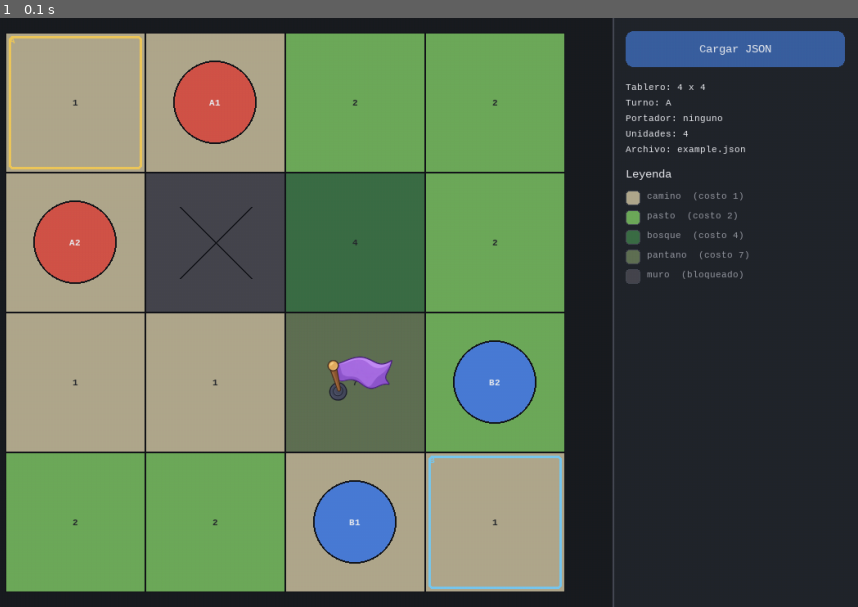
Above: before the commit, frame 1.
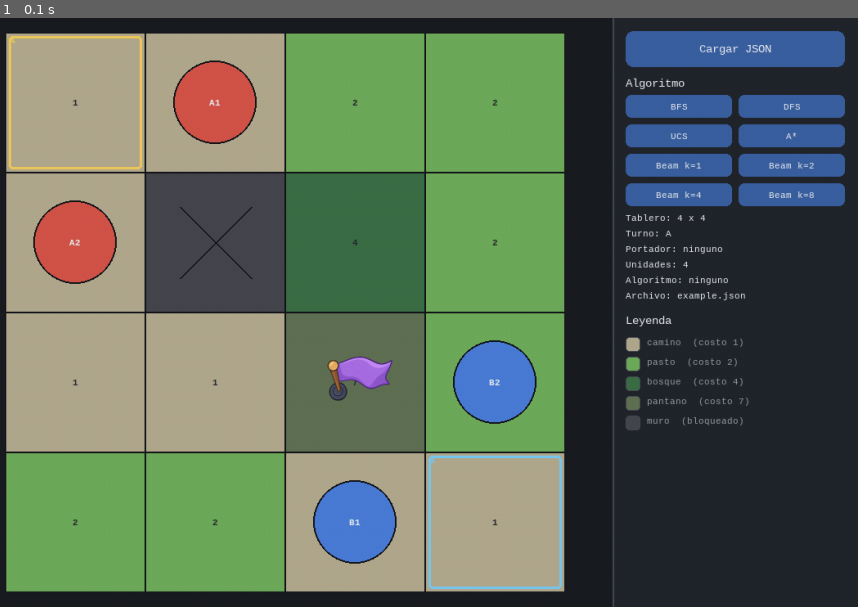
Above: after the commit, the same moment.

Repository: VanessaOsorioS/Proyecto1InteligentesI
Game: pygame game, started from main.py
Same seed, same stepped clock (60 frames per second), same inputs: the game is played once before the commit and once after it.
Inputs:
- Up to frame 1 (0.1 s): no input

The runs differ from the first frame. In frame 1, 5.1% of the frame differs, in the area x 72-99%, y 10-70%.

Commit message:
Se crean los botones para seleccionar el algoritmo a ejecutar sobre el juego

Diff:
--- a/tacticalgrid/app/controller.py
+++ b/tacticalgrid/app/controller.py
@@ -10,6 +10,36 @@
 from tacticalgrid.domain.board import Board
 from tacticalgrid.domain.terrain import Terrain
 from tacticalgrid.io.scenario_loader import load_scenario
+
+ALGORITMOS_DISPONIBLES = (
+    "BFS",
+    "DFS",
+    "UCS",
+    "A*",
+    "Beam k=1",
+    "Beam k=2",
+    "Beam k=4",
+    "Beam k=8",
+)
+
+
+def algoritmos_disponibles() -> tuple[str, ...]:
+    """
+    Purpose:
+        Exponer los algoritmos de búsqueda que la interfaz puede ofrecer.
+
+    Preconditions:
+        Ninguna.
+
+    Postconditions:
+        Devuelve una tupla inmutable con las etiquetas seleccionables.
+        Es la única fuente del catálogo; la UI no conoce `search/`.
+
+    Complexity:
+        O(1).
+
+    """
+    return ALGORITMOS_DISPONIBLES
 
 
 @dataclass(frozen=True)
--- a/tacticalgrid/ui/panels.py
+++ b/tacticalgrid/ui/panels.py
@@ -8,9 +8,12 @@
     ANCHO_PANEL,
     COLOR_BORDE,
     COLOR_BOTON,
+    COLOR_BOTON_DESHABILITADO,
     COLOR_BOTON_HOVER,
+    COLOR_BOTON_SELECCIONADO,
     COLOR_PANEL,
     COLOR_TEXTO,
+    COLOR_TEXTO_DESHABILITADO,
     COLOR_TEXTO_SUAVE,
     COLOR_TERRENO,
     COLOR_TERRENO_DEFECTO,
@@ -18,11 +21,12 @@
 
 
 class Boton:
-    """Zona rectangular clicable con una etiqueta."""
-
-    def __init__(self, rect: pygame.Rect, texto: str):
+    """Zona rectangular clicable con una etiqueta y una clave opcional."""
+
+    def __init__(self, rect: pygame.Rect, texto: str, clave: str | None = None):
         self.rect = rect
         self.texto = texto
+        self.clave = clave
 
     def contiene(self, posicion) -> bool:
         """Indica si un punto de pantalla cae dentro del botón."""
@@ -46,25 +50,115 @@
     return Boton(rect, "Cargar JSON")
 
 
-def dibujar_panel(pantalla, vista, rect_panel, fuentes, boton, error) -> None:
+def construir_botones_algoritmos(
+    rect_panel: pygame.Rect,
+    y_inicio: int,
+    nombres,
+    columnas: int = 2,
+) -> tuple[Boton, ...]:
     """
     Purpose:
-        Dibujar el panel lateral con el botón, el estado y la leyenda.
+        Crear los botones de selección de algoritmo como una rejilla compacta.
+
+    Preconditions:
+        `nombres` es una secuencia de etiquetas; `columnas` >= 1.
+
+    Postconditions:
+        Devuelve los Boton en orden fila por fila, cada uno con su clave igual
+        a su etiqueta. No dibuja nada ni modifica `rect_panel`.
+
+    Complexity:
+        O(N), N cantidad de algoritmos.
+
+    """
+    columnas = max(1, columnas)
+    espacio = 8
+    alto = 28
+    ancho_util = rect_panel.width - 32
+    ancho = (ancho_util - espacio * (columnas - 1)) // columnas
+
+    botones = []
+    for indice, nombre in enumerate(nombres):
+        fila, columna = divmod(indice, columnas)
+        rect = pygame.Rect(
+            rect_panel.x + 16 + columna * (ancho + espacio),
+            y_inicio + fila * (alto + espacio),
+            ancho,
+            alto,
+        )
+        botones.append(Boton(rect, nombre, nombre))
+
+    return tuple(botones)
+
+
+def dibujar_algoritmos(pantalla, fuentes, botones, seleccionado, habilitado) -> int:
+    """
+    Purpose:
+        Dibujar los botones de algoritmo resaltando el seleccionado.
+
+    Preconditions:
+        `botones` es una secuencia de Boton; `seleccionado` es str o None.
+
+    Postconditions:
+        Si `habilitado` es falso los botones se muestran atenuados y no
+        responden al puntero. Devuelve la siguiente Y libre bajo la rejilla.
+
+    Complexity:
+        O(N), N cantidad de botones.
+
+    """
+    if not botones:
+        return 0
+
+    encima = pygame.mouse.get_pos()
+    fuente = fuentes["pequena"]
+
+    for boton in botones:
+        if not habilitado:
+            color = COLOR_BOTON_DESHABILITADO
+            color_texto = COLOR_TEXTO_DESHABILITADO
+        elif boton.clave == seleccionado:
+            color = COLOR_BOTON_SELECCIONADO
+            color_texto = COLOR_TEXTO
+        elif boton.contiene(encima):
+            color = COLOR_BOTON_HOVER
+            color_texto = COLOR_TEXTO
+        else:
+            color = COLOR_BOTON
+            color_texto = COLOR_TEXTO
+
+        pygame.draw.rect(pantalla, color, boton.rect, border_radius=7)
+        etiqueta = fuente.render(boton.texto, True, color_texto)
+        pantalla.blit(etiqueta, etiqueta.get_rect(center=boton.rect.center))
+
+    ultima_fila = max(boton.rect.bottom for boton in botones)
+    return ultima_fila + 8
+
+
+def dibujar_panel(
+    pantalla,
+    vista,
+    rect_panel,
+    fuentes,
+    boton,
+    error,
+    botones_algoritmos=(),
+    algoritmo_seleccionado=None,
+) -> None:
+    """
+    Purpose:
+        Dibujar el panel lateral con el botón, los algoritmos y el estado.
 
     Preconditions:
         `rect_panel` delimita el área; `boton` es un Boton; `error` es str o None.
+        `botones_algoritmos` son los botones de algoritmo (habilitados si hay vista).
 
     Postconditions:
         El panel queda dibujado; no se modifica ninguno de los argumentos.
 
     Complexity:
-        O(T + U), T tipos de terreno, U unidades.
-
-    AI usage: Yes
-    AI intervention:
-        Composición del panel propuesta con asistencia de IA.
-    Student validation:
-        Pendiente de pruebas y revisión por el equipo.
+        O(T + U + N), T terrenos, U unidades, N algoritmos.
+
     """
     pygame.draw.rect(pantalla, COLOR_PANEL, rect_panel)
     pygame.draw.line(
@@ -76,10 +170,22 @@
     )
 
     _dibujar_boton(pantalla, boton, fuentes["texto"])
-    y = boton.rect.bottom + 18
+    y = boton.rect.bottom + 12
+
+    if botones_algoritmos:
+        y = _dibujar_texto(
+            pantalla, "Algoritmo", fuentes["texto"], COLOR_TEXTO, rect_panel, y, 6
+        )
+        y = dibujar_algoritmos(
+            pantalla,
+            fuentes,
+            botones_algoritmos,
+            algoritmo_seleccionado,
+            vista is not None,
+        )
 
     if error:
-        y = _dibujar_texto(pantalla, error, fuentes["texto"], COLOR_TEXTO, rect_panel, y)
+        _dibujar_texto(pantalla, error, fuentes["texto"], COLOR_TEXTO, rect_panel, y)
         return
 
     if vista is None:
@@ -93,7 +199,9 @@
         )
         return
 
-    y = _dibujar_hud(pantalla, vista, fuentes, rect_panel, y)
+    y = _dibujar_hud(
+        pantalla, vista, fuentes, rect_panel, y, algoritmo_seleccionado
+    )
     _dibujar_leyenda(pantalla, vista, fuentes, rect_panel, y + 10)
 
 
@@ -106,13 +214,14 @@
     pantalla.blit(etiqueta, etiqueta.get_rect(center=boton.rect.center))
 
 
-def _dibujar_hud(pantalla, vista, fuentes, rect_panel, y) -> int:
+def _dibujar_hud(pantalla, vista, fuentes, rect_panel, y, algoritmo=None) -> int:
     """Dibuja los datos generales del escenario y devuelve la siguiente Y."""
     lineas = [
         ("Tablero", f"{vista.filas} x {vista.columnas}"),
         ("Turno", vista.turno),
         ("Portador", vista.portador or "ninguno"),
         ("Unidades", str(len(vista.unidades))),
+        ("Algoritmo", algoritmo or "ninguno"),
         ("Archivo", os.path.basename(vista.ruta)),
     ]
     for etiqueta, valor in lineas:
--- a/tacticalgrid/ui/pygame_app.py
+++ b/tacticalgrid/ui/pygame_app.py
@@ -7,13 +7,17 @@
 import tkinter
 from tkinter import filedialog
 
-from tacticalgrid.app.controller import cargar_escenario, ScenarioVista
+from tacticalgrid.app.controller import (
+    cargar_escenario,
+    algoritmos_disponibles,
+    ScenarioVista,
+)
 from tacticalgrid.io.scenario_validator import ScenarioValidationError
 from tacticalgrid.ui import panels, renderer
 
 
 class PygameApp:
-    """Ventana de visualización del tablero con botón para cargar JSON."""
+    """Ventana de visualización del tablero con carga de JSON y selección de algoritmo."""
 
     def __init__(self, ruta_inicial: str | None = None, tamano=(1100, 720)):
         pygame.init()
@@ -41,6 +45,9 @@
         self.vista: ScenarioVista | None = None
         self.error: str | None = None
         self.boton = None
+        self.algoritmos = algoritmos_disponibles()
+        self.botones_algoritmos = ()
+        self.algoritmo_seleccionado: str | None = None
 
         if ruta_inicial and os.path.exists(ruta_inicial):
             self.cargar(ruta_inicial)
@@ -99,6 +106,11 @@
                     ruta = self._elegir_archivo()
                     if ruta:
                         self.cargar(ruta)
+                elif self.vista is not None:
+                    for boton in self.botones_algoritmos:
+                        if boton.contiene(evento.pos):
+                            self.algoritmo_seleccionado = boton.clave
+                            break
 
     def _elegir_archivo(self) -> str | None:
         """Abre el diálogo nativo para seleccionar un archivo .json."""
@@ -123,6 +135,11 @@
 
         rect_panel = panels.calcular_panel(ancho, alto)
         self.boton = panels.construir_boton(rect_panel)
+        self.botones_algoritmos = panels.construir_botones_algoritmos(
+            rect_panel,
+            self.boton.rect.bottom + 34,
+            self.algoritmos,
+        )
 
         if self.vista is not None:
             layout = renderer.calcular_layout(
@@ -146,5 +163,7 @@
             self.fuentes,
             self.boton,
             self.error,
+            self.botones_algoritmos,
+            self.algoritmo_seleccionado,
         )
         pygame.display.flip()
--- a/tacticalgrid/ui/renderer.py
+++ b/tacticalgrid/ui/renderer.py
@@ -14,6 +14,9 @@
 COLOR_TEXTO_OBSCURO = (38, 40, 46)
 COLOR_BOTON = (58, 96, 160)
 COLOR_BOTON_HOVER = (80, 122, 196)
+COLOR_BOTON_SELECCIONADO = (86, 150, 110)
+COLOR_BOTON_DESHABILITADO = (52, 55, 63)
+COLOR_TEXTO_DESHABILITADO = (108, 112, 120)
 COLOR_RECURSO = (247, 220, 90)
 COLOR_PORTADOR = (255, 255, 255)
 COLOR_BASE_A = (238, 200, 90)
